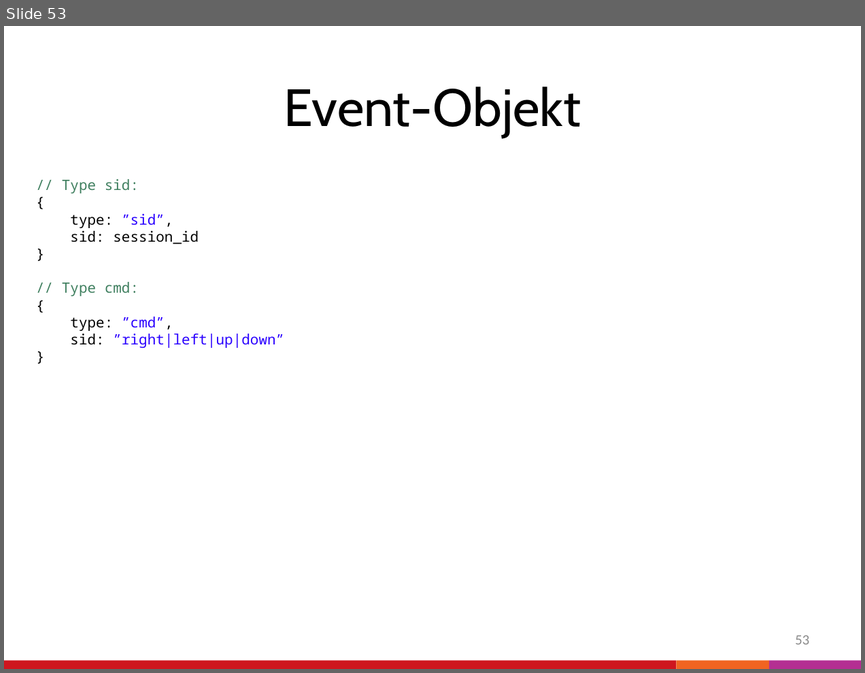
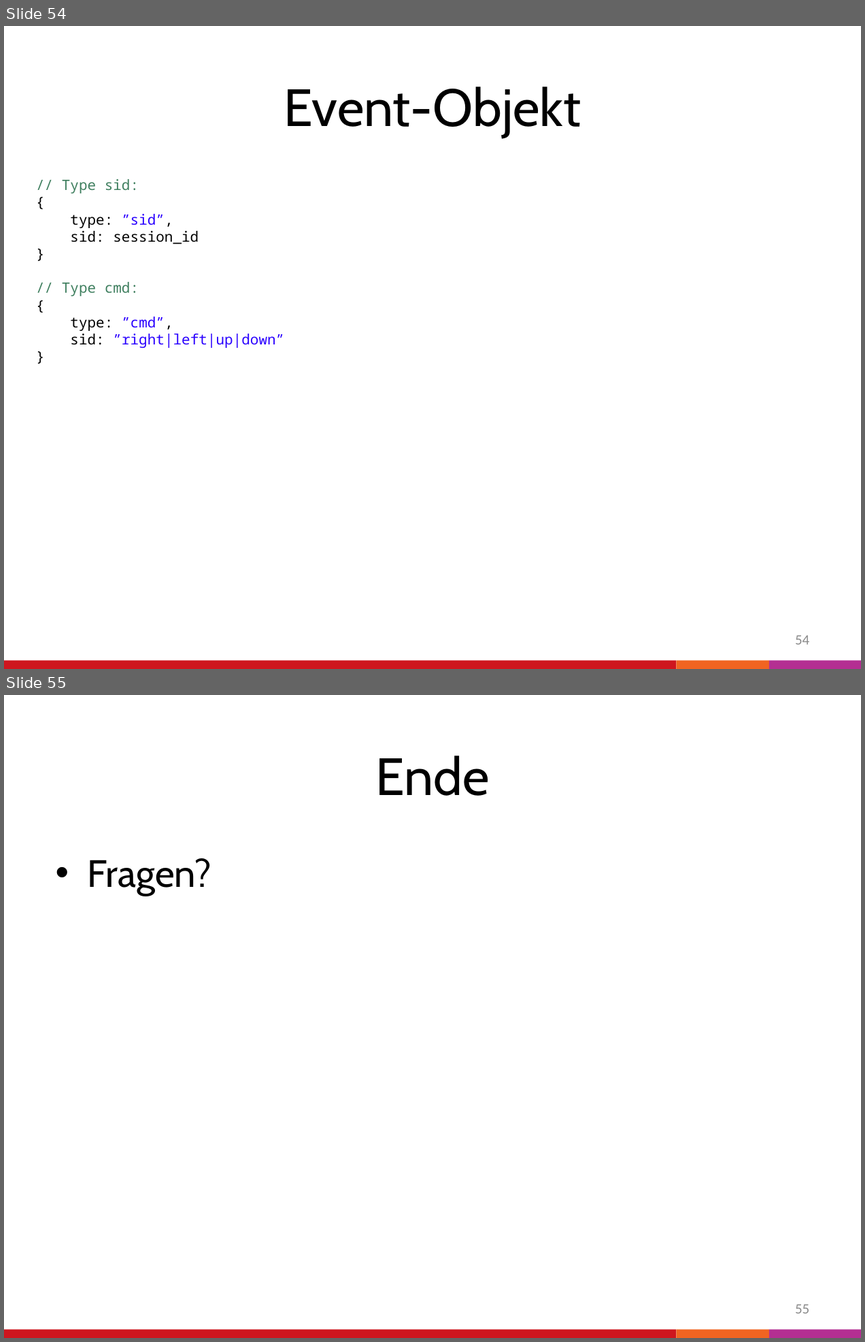
Before and after one commit to WebSocket101/WebSocket_Workshop_Froscon, a slide deck: Folien.pptx. Shown one above the other, each under a label of ours: slide 53 before the commit, slides 54 and 55 after it. The pictures are 865x673 and 865x1342 pixels, drawn with LibreOffice and Linux fonts; fonts in the diff are those of the drawing. Boxes give left, top, right and bottom in pixels: in the first picture for what was removed or moved away, otherwise in the second. Text is boxed around its words. In the diff, an @@ line names an element or a change of style, - is before the commit and + after.

Commit message:
update Folien

```diff
--- a/Folien.pptx
+++ b/Folien.pptx
@@ slide 55 added at (4,695,861,1338), background #FFFFFF; not listed: 3 template elements that a slide beside it also shows @@
@@ title added at (375,756,489,796), 44 pt, text #000000 @@
+Ende
@@ text added at (88,858,211,896), 32 pt, text #000000 @@
+• Fragen?
@@ page number added at (795,1304,809,1313), 12 pt, text #8C8C8C @@
+55
@@ what was slide 53 is now slide 54 @@
@@ page number at (795,635,809,644): text changed @@
-53
+54
```
Also in this commit, not shown: 1 other slide added.
